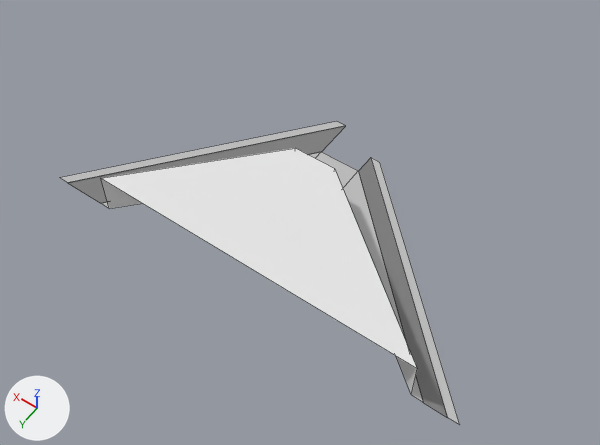
The Blender file assets/buildings/capitan_moreno.blend, before and after one commit.
Both versions are drawn from a camera (50 mm lens) standing at (-52.7, 86.1, 111.0) and looking at (-2.4, 15.6, 0.2). Lighting does not change. The marker at lower left points along +X, +Y and +Z. The older version comes first. Mesh edges are drawn as thin lines. Objects named as collision shapes, trigger or cutter boxes, shadow casters or lower levels of detail are left out.
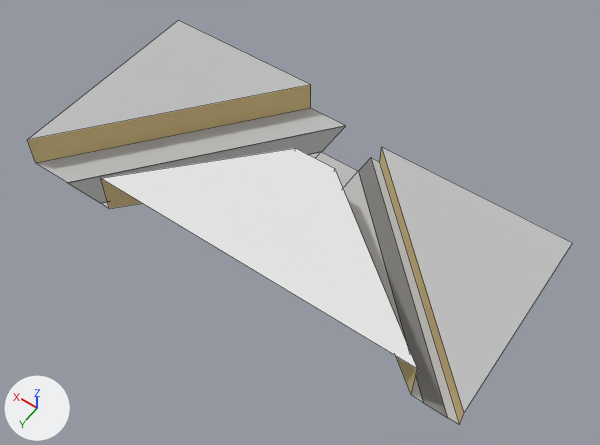
Changed parts and their boxes (x1, y1, x2, y2) in the pictures (600 x 445 px):
'Plane', reshaped (37% wider, 34% taller): before (61, 122, 460, 425); after (27, 20, 573, 425)
part 1 of me_plane, built on: before (61, 122, 345, 183); after (27, 20, 573, 424)
part 2 of me_plane, recoloured: (101, 179, 417, 394) in both

Edits to the bpy script that builds the scene:
```text
Add mat_yellowish:
    mat_yellowish = principled_material('Yellowish')
    mat_yellowish.base_color = (0.687, 0.539, 0.254)  # yellow #d8c28a
    mat_yellowish.roughness = 1.0
Change me_plane:
    used by ob_plane; location = (0.0, 0.0, 0.0)
    verts and faces of me_plane; kept vertices keep their numbers, new ones are numbered from 28
    before: 22 (6.0, -8.0, 0.1) at pixel (336, 121), 23 (38.0, 32.0, 0.1) at pixel (59, 177), 26 (-42.0, 32.0, 0.1) at pixel (459, 424), 27 (-6.0, -4.0, 0.1) at pixel (379, 162)
    remove me_plane.from_pydata(...)  # 28 vertices, 16 faces; spans x -42.0..38.0, y -8.0..32.0, z 0.0..8.0
    add me_plane.from_pydata(...)  # 34 vertices, 20 faces; spans x -42.0..44.0, y -8.0..32.0, z 0.0..8.0
    me_plane part 1
    add verts[22] = (12.0, -8.0, 0.1)  # moved, pixel (310, 108)
    add verts[23] = (44.0, 32.0, 0.1)  # moved, pixel (35, 163)
    add verts[28] = (12.0, -8.0, 6.1)  # pixel (310, 84)
    add verts[29] = (44.0, 32.0, 6.1)  # pixel (27, 139)
    add verts[30] = (44.0, -8.0, 6.1)  # pixel (178, 20)
    add verts[31] = (-42.0, 32.0, 4.1)  # pixel (464, 412)
    add verts[32] = (-6.0, -4.0, 4.1)  # pixel (381, 146)
    add verts[33] = (-42.0, -4.0, 4.1)  # pixel (572, 242)
    add faces += [(28, 30, 29), (31, 33, 32)]  # mat_sidewalk (light grey #bfbfbf)
    add faces += [(22, 28, 29, 23), (26, 31, 32, 27)]  # mat_yellowish (yellow #d8c28a)
    me_plane part 2: 3 faces spanning x -34.0..26.0, y 8.0..32.0, z 0.1..8.0 switch from mat_wall (white #e7e7e7) to mat_yellowish (yellow #d8c28a)
```
